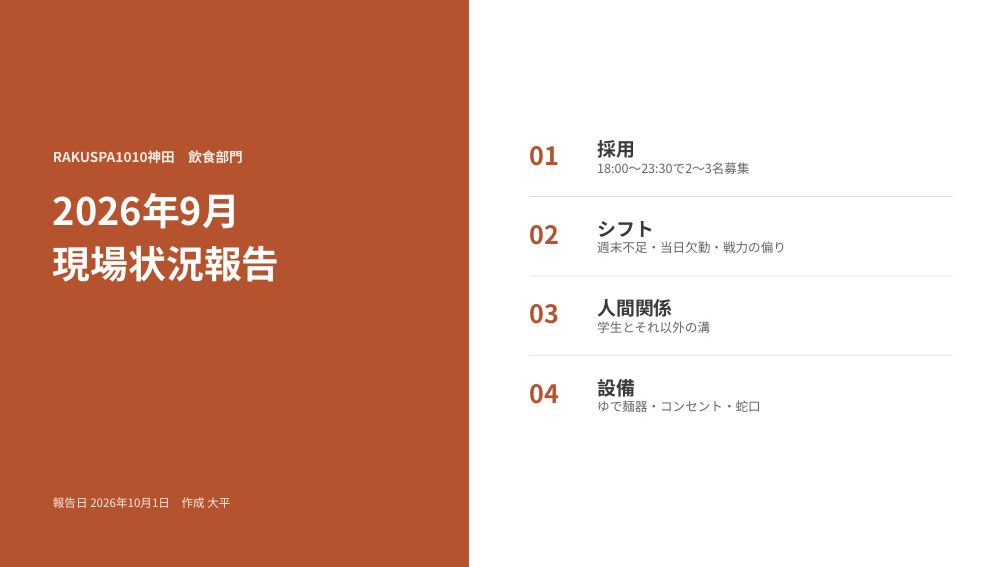
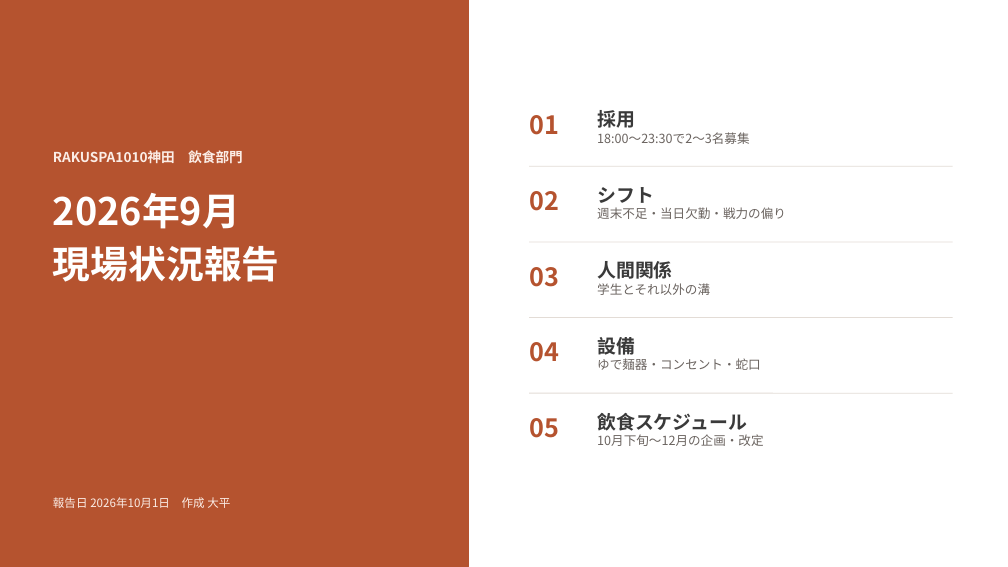
Before and after one commit to takumaoohira/-, a slide deck: slide 1 of 社員会議資料/2026年9月_現場状況報告_神田.pptx. Drawn at 1008x567 pixels with LibreOffice and Linux fonts; fonts in the diff are those of the drawing. Boxes give left, top, right and bottom in pixels: in the first picture for what was removed or moved away, otherwise in the second. Text is boxed around its words. In the diff, an @@ line names an element or a change of style, - is before the commit and + after.

```diff
--- a/社員会議資料/2026年9月_現場状況報告_神田.pptx
+++ b/社員会議資料/2026年9月_現場状況報告_神田.pptx
@@ 2 texts, 1 line: place and size @@
-2 texts, 1 line at <box>529,140,953,197</box>
+2 texts, 1 line at <box>529,110,953,166</box>
@@ 3 texts, 2 lines: place and size @@
-3 texts, 2 lines at <box>529,221,953,355</box>
+3 texts, 2 lines at <box>529,187,953,318</box>
@@ 3 texts: place and size @@
-3 texts at <box>529,304,761,412</box>
+3 texts at <box>529,267,761,370</box>
@@ line added from (529, 393) to (953, 393), #E3DCD6 0.75 pt @@
@@ text added at <box>529,418,559,438</box>, 24 pt, text #B5532F, bold @@
+05
@@ text added at <box>597,413,763,446</box>, 12 pt, text #6B6460 @@
+飲食スケジュール
+10月下旬〜12月の企画・改定
```
Also in this commit, not shown: 1 slide added.
